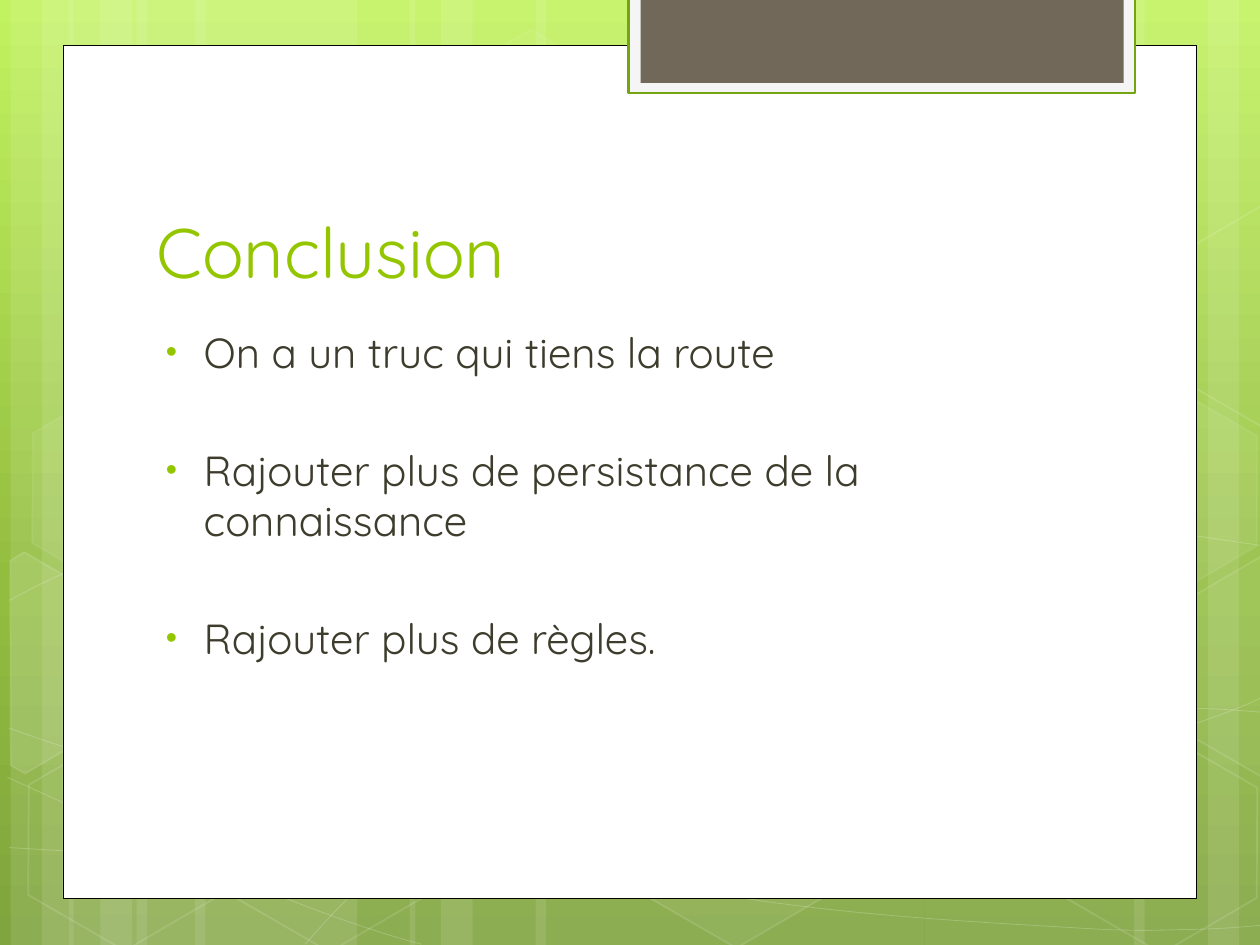
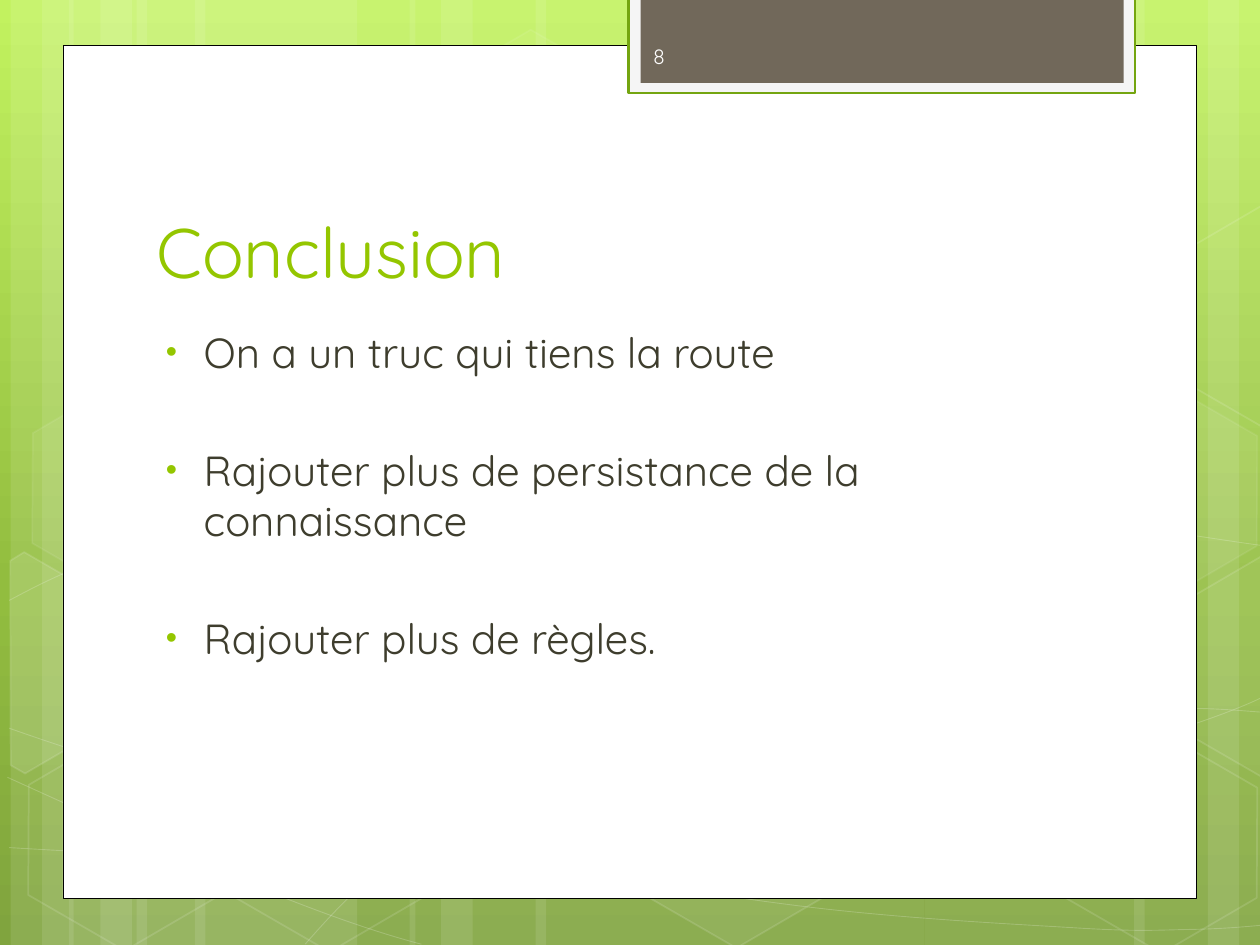
Before and after one commit to Surogate/ai-playground, a slide deck: slide 8 of Pattern Matcher.pptx. Drawn at 1260x945 pixels with LibreOffice and Linux fonts; fonts in the diff are those of the drawing. Boxes give left, top, right and bottom in pixels: in the first picture for what was removed or moved away, otherwise in the second. Text is boxed around its words. In the diff, an @@ line names an element or a change of style, - is before the commit and + after.

```diff
--- a/Pattern Matcher.pptx
+++ b/Pattern Matcher.pptx
@@ page number added at [653,49,665,64], 12 pt, text #FEFEFE @@
+8
```
Also in this commit, not shown: 7 other slides changed, 2 other files.
